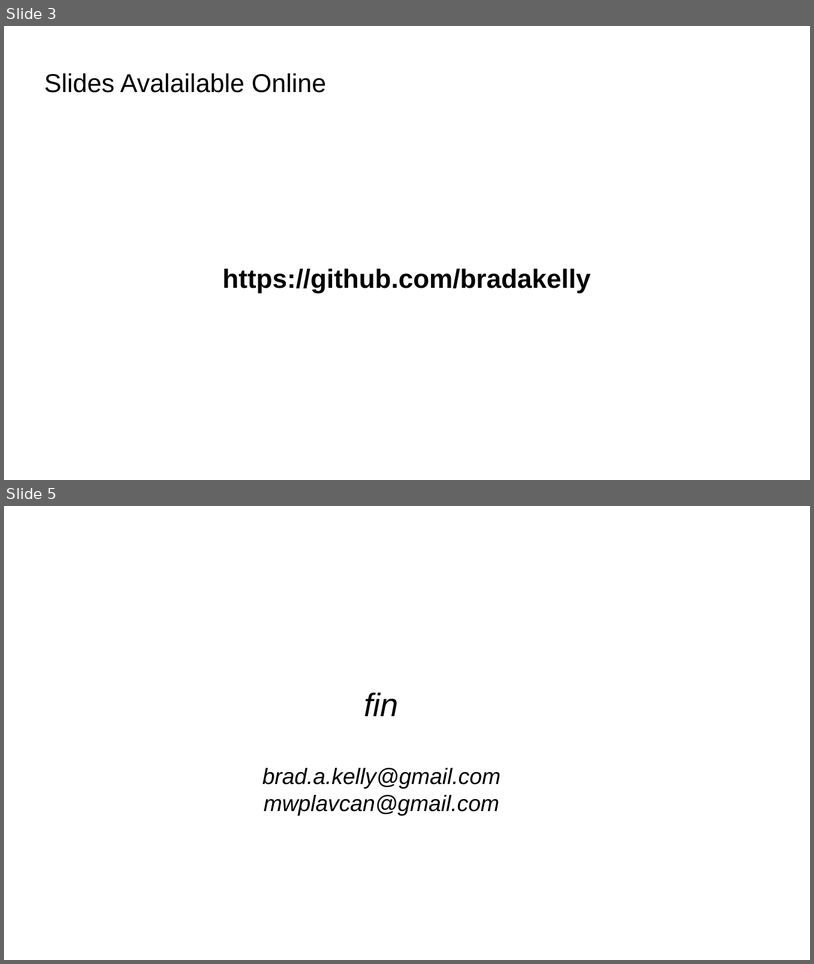
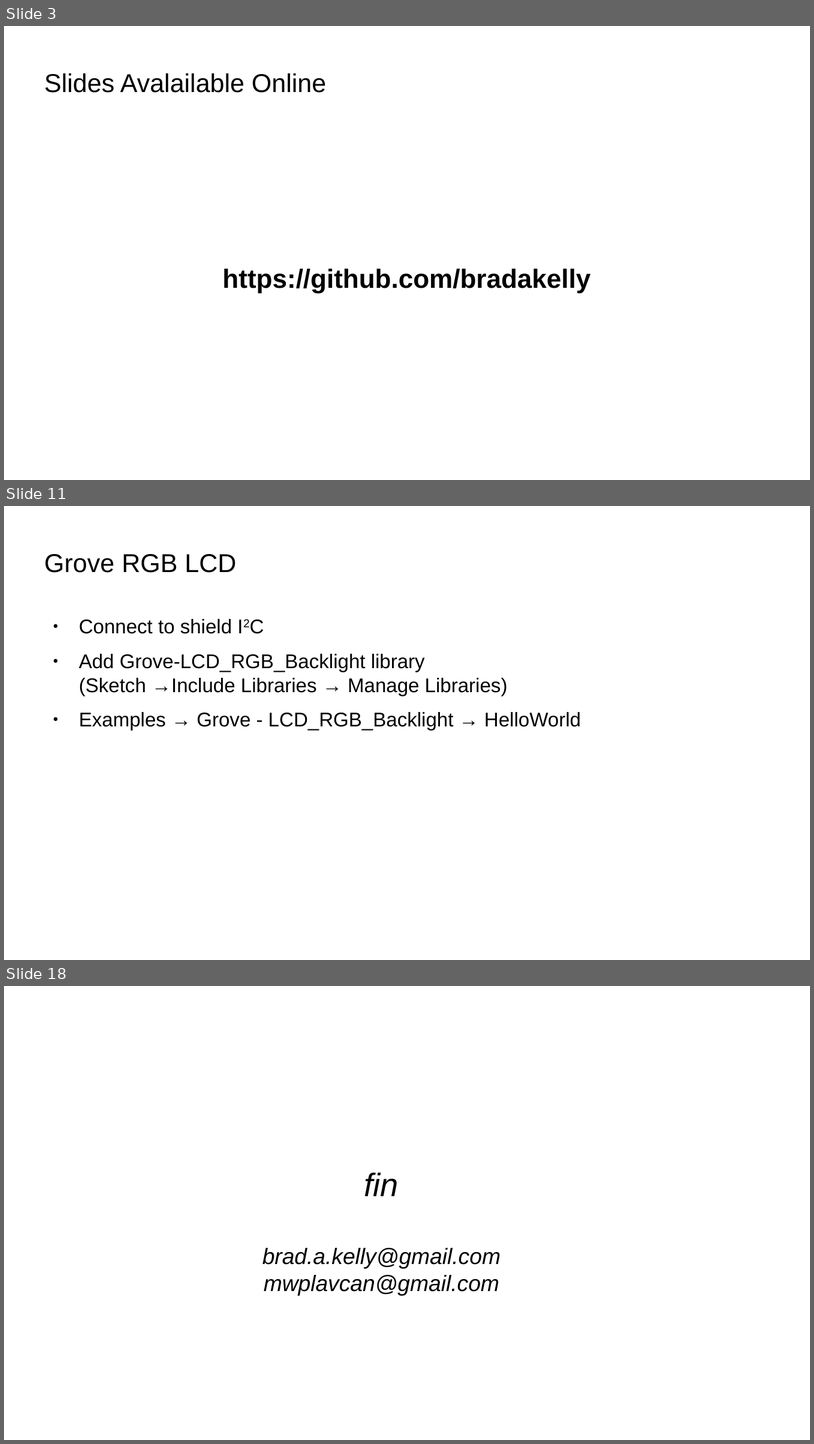
Before and after one commit to bradakelly/ArduinoDevelopmentWorkshop, a slide deck: CourseSlideshow.odp. Shown one above the other, each under a label of ours: slides 3 and 5 before the commit, slides 3, 11 and 18 after it; the slides between them are not shown. The pictures are 814x964 and 814x1444 pixels, drawn with LibreOffice and Linux fonts; fonts in the diff are those of the drawing; background and template pictures are left out. Boxes give left, top, right and bottom in pixels: in the first picture for what was removed or moved away, otherwise in the second. Text is boxed around its words. In the diff, an @@ line names an element or a change of style, - is before the commit and + after.

```diff
--- a/CourseSlideshow.odp
+++ b/CourseSlideshow.odp
@@ slide 11 added at <box>4,506,810,960</box>, background picture (left out) @@
@@ title added at <box>44,554,236,573</box>, 25.4 pt, text #000000 @@
+Grove RGB LCD
@@ text added at <box>79,619,581,730</box>, 19.5 pt, text #000000 @@
+● Connect to shield I2C
+● Add Grove-LCD_RGB_Backlight library
+  (Sketch →Include Libraries → Manage Libraries)
+● Examples → Grove - LCD_RGB_Backlight → HelloWorld
@@ what was slide 5 is now slide 18 @@
```
Also in this commit, not shown: 13 other slides added, 1 slide removed.
